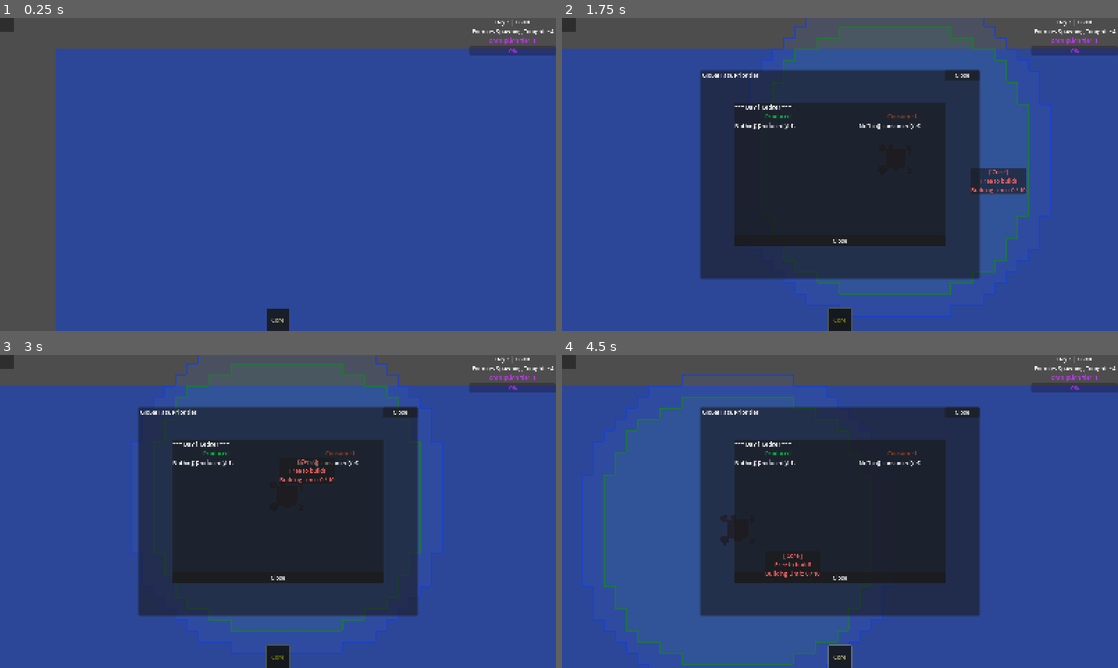
Above: before the commit, frames 1-4 (two rows, left to right).
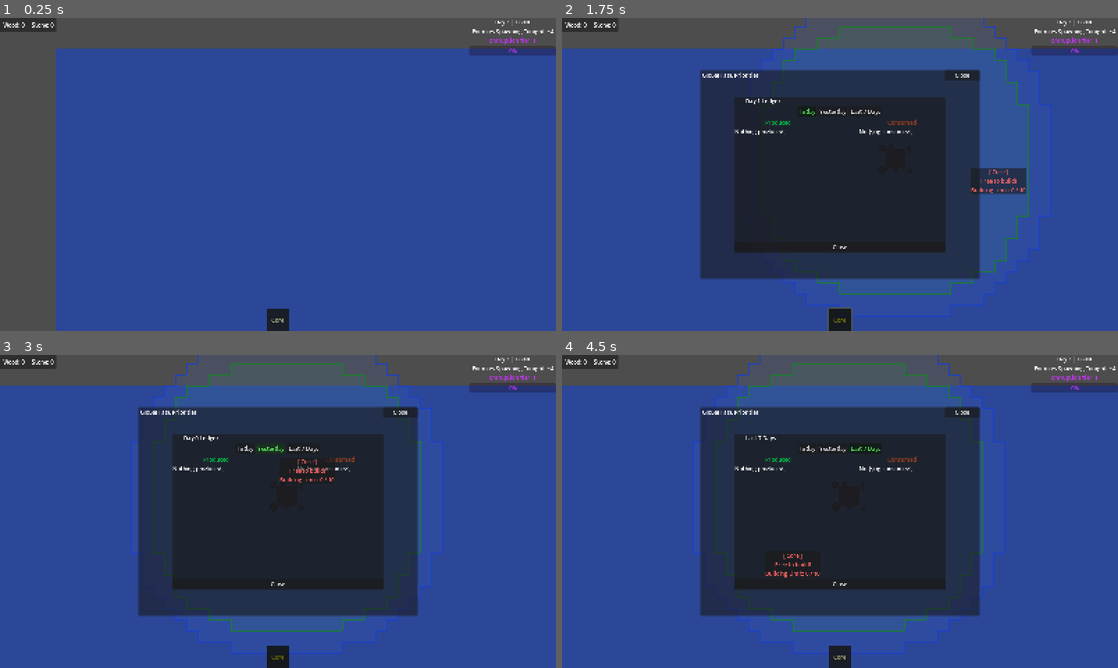
Above: after the commit, the same moments.

Repository: ColdTerror/Core-and-Conveyor
Game: Godot game, scene res://scenes/level.tscn
Same seed, same stepped clock (60 frames per second), same inputs: the game is played once before the commit and once after it. The engine's default icon, where the game draws it, is replaced by a stand-in: a white triangle on a blue panel in a dark square.
Inputs (mouse positions are in pixels of both pictures, inside the frame that each line leads up to):
- Up to frame 1 (0.25 s): no input
- Up to frame 2 (1.75 s): click "Core" at 0.5 s; tap Enter at 1.25 s; move the mouse to (962, 158) at 1.27 s; hold Right (ui_right) from 1.28 s (still down); tap P at 1.35 s; click (962, 158) at 1.42 s; tap L at 1.55 s
- Up to frame 3 (3 s): release Right (ui_right) at 2 s; click (244, 448) at 2 s, where only the run after the commit has a clickable "Today"; click (272, 448) at 2.75 s, where only the run after the commit has a clickable "Yesterday"
- Up to frame 4 (4.5 s): click (867, 448) at 3.5 s, where only the run after the commit has a clickable "Last 7 Days"; tap Space at 4.25 s; drag from (728, 527) to (812, 574) at 4.27 s

The runs differ from the first frame. In frame 1, 0.3% of the frame differs, in the area x 0-93%, y 0-8%; in frame 2, 2.5%; in frame 3, 2.5%; in frame 4, 5.3%, in the area x 0-93%, y 0-100%.

Commit message:
added tabs to stats for yeserday and last week, and added a ton of tasks through playtesting

Diff:
--- a/scenes/ui/statistics_menu.tscn
+++ b/scenes/ui/statistics_menu.tscn
@@ -23,6 +23,22 @@
 [node name="TitleLabel" type="Label" parent="MainVBox" unique_id=453689448]
 layout_mode = 2
 text = "Day X Ledger"
+
+[node name="TabRow" type="HBoxContainer" parent="MainVBox" unique_id=965048955]
+layout_mode = 2
+alignment = 1
+
+[node name="BtnToday" type="Button" parent="MainVBox/TabRow" unique_id=1303940716]
+layout_mode = 2
+text = "Today"
+
+[node name="BtnYesterday" type="Button" parent="MainVBox/TabRow" unique_id=130271760]
+layout_mode = 2
+text = "Yesterday"
+
+[node name="BtnWeek" type="Button" parent="MainVBox/TabRow" unique_id=1854095799]
+layout_mode = 2
+text = "Last 7 Days"
 
 [node name="Columns" type="HBoxContainer" parent="MainVBox" unique_id=850947162]
 layout_mode = 2
--- a/scripts/Managers/economy_manager.gd
+++ b/scripts/Managers/economy_manager.gd
@@ -9,9 +9,9 @@
 # ==========================================
 # RUNTIME STATE (THE VAULT)
 # ==========================================
-var global_inventory: Dictionary = {}
+var global_inventory: Dictionary = {"Wood": 0, "Stone": 0}
 
-# --- TRACKING SOURCES ---
+# --- TRACKING SOURCES ---d
 var active_sources: Array[Node] = []
 
 func register_source(b: Node):
--- a/scripts/UI/statistics_menu.gd
+++ b/scripts/UI/statistics_menu.gd
@@ -1,83 +1,124 @@
 extends PanelContainer
 #stat menu
 
-# ==========================================================
-# EXPORTS (Assign this in the Inspector!)
-# ==========================================================
 @export var time_manager: TimeManager
 
 @onready var title_label = $MainVBox/TitleLabel
+@onready var btn_today = $MainVBox/TabRow/BtnToday
+@onready var btn_yesterday = $MainVBox/TabRow/BtnYesterday
+@onready var btn_week = $MainVBox/TabRow/BtnWeek
 @onready var prod_list = $MainVBox/Columns/ProdColumn/ProdList
 @onready var cons_list = $MainVBox/Columns/ConsColumn/ConsList
 @onready var close_button = $MainVBox/CloseButton
 
+enum ViewMode { TODAY, YESTERDAY, WEEK }
+var current_mode: ViewMode = ViewMode.TODAY
+
 func _ready():
-	hide() # Start hidden
-
+	hide()
 	close_button.pressed.connect(toggle_menu)
 
-	# Listen to the Economy Manager's broadcasts!
+	btn_today.pressed.connect(func(): _set_mode(ViewMode.TODAY))
+	btn_yesterday.pressed.connect(func(): _set_mode(ViewMode.YESTERDAY))
+	btn_week.pressed.connect(func(): _set_mode(ViewMode.WEEK))
+
 	if EconomyManager.has_signal("stats_updated"):
 		EconomyManager.stats_updated.connect(refresh_ui)
 
 func toggle_menu():
-	if visible:
-		hide()
+	if visible: hide()
 	else:
 		refresh_ui()
 		show()
 
+func _set_mode(new_mode: ViewMode):
+	current_mode = new_mode
+	refresh_ui()
+
 func refresh_ui():
-	# ==========================================================
-	# THE FIX: Use the exported variable safely!
-	# ==========================================================
+	for child in prod_list.get_children(): child.queue_free()
+	for child in cons_list.get_children(): child.queue_free()
+
 	var display_day = 1
 	if is_instance_valid(time_manager):
 		display_day = time_manager.current_day
-	else:
-		print_debug("WARNING: TimeManager not assigned in StatisticsMenu Inspector!")
 
-	# 1. Update the Title
-	title_label.text = "=== Day %d Ledger ===" % display_day
-	# ==========================================================
+	btn_today.modulate = Color(0.4, 1.0, 0.4) if current_mode == ViewMode.TODAY else Color.WHITE
+	btn_yesterday.modulate = Color(0.4, 1.0, 0.4) if current_mode == ViewMode.YESTERDAY else Color.WHITE
+	btn_week.modulate = Color(0.4, 1.0, 0.4) if current_mode == ViewMode.WEEK else Color.WHITE
 
-	# 2. Clear out the old dynamic rows
-	for child in prod_list.get_children():
-		child.queue_free()
-	for child in cons_list.get_children():
-		child.queue_free()
+	# ==========================================
+	# THE FIX: Calculate the mathematical range
+	# ==========================================
+	var start_day = 1
+	var end_day = display_day
 
-	# 3. Build Production Rows
-	var prod_data = EconomyManager.daily_production
+	match current_mode:
+		ViewMode.TODAY:
+			title_label.text = "=== Day %d Ledger ===" % display_day
+			start_day = display_day
+			end_day = display_day
+		ViewMode.YESTERDAY:
+			title_label.text = "=== Day %d Ledger ===" % (display_day - 1)
+			start_day = display_day - 1
+			end_day = display_day - 1
+		ViewMode.WEEK:
+			title_label.text = "=== Last 7 Days ==="
+			start_day = display_day - 6
+			end_day = display_day
+
+	# Call our single, universal function!
+	var combined = _get_stats_for_range(start_day, end_day)
+	var prod_data = combined.prod
+	var cons_data = combined.cons
+
+	# Build Rows
 	if prod_data.is_empty():
-		_create_stat_row(prod_list, "Nothing produced yet.", "", Color(0.5, 0.5, 0.5))
+		_create_stat_row(prod_list, "Nothing produced.", "", Color(0.5, 0.5, 0.5))
 	else:
 		for item_name in prod_data:
-			var amount = prod_data[item_name]
-			_create_stat_row(prod_list, item_name, "+%d" % amount, Color(0.4, 1.0, 0.4))
+			_create_stat_row(prod_list, item_name, "+%d" % prod_data[item_name], Color(0.4, 1.0, 0.4))
 
-	# 4. Build Consumption Rows
-	var cons_data = EconomyManager.daily_consumption
 	if cons_data.is_empty():
-		_create_stat_row(cons_list, "Nothing consumed yet.", "", Color(0.5, 0.5, 0.5))
+		_create_stat_row(cons_list, "Nothing consumed.", "", Color(0.5, 0.5, 0.5))
 	else:
 		for item_name in cons_data:
-			var amount = cons_data[item_name]
-			_create_stat_row(cons_list, item_name, "-%d" % amount, Color(1.0, 0.4, 0.4))
+			_create_stat_row(cons_list, item_name, "-%d" % cons_data[item_name], Color(1.0, 0.4, 0.4))
 
+# ==========================================================
+# THE UNIVERSAL AGGREGATOR
+# ==========================================================
+func _get_stats_for_range(start_day: int, end_day: int) -> Dictionary:
+	var total_prod = {}
+	var total_cons = {}
+
+	# 1. Grab data from the active, unfinished day (if it falls in our range)
+	var display_day = time_manager.current_day if is_instance_valid(time_manager) else 1
+	if display_day >= start_day and display_day <= end_day:
+		_add_to_dict(total_prod, EconomyManager.daily_production)
+		_add_to_dict(total_cons, EconomyManager.daily_consumption)
+
+	# 2. Grab data from the history archive
+	for entry in EconomyManager.history_archive:
+		if entry.day >= start_day and entry.day <= end_day:
+			_add_to_dict(total_prod, entry.produced)
+			_add_to_dict(total_cons, entry.consumed)
+
+	return {"prod": total_prod, "cons": total_cons}
+
+# Quick helper to merge dictionaries and add their numbers together
+func _add_to_dict(target: Dictionary, source: Dictionary):
+	for item in source:
+		target[item] = target.get(item, 0) + source[item]
 
 func _create_stat_row(parent_container: Control, text_left: String, text_right: String, val_color: Color):
 	var hbox = HBoxContainer.new()
-
 	var name_label = Label.new()
 	name_label.text = text_left
 	name_label.size_flags_horizontal = Control.SIZE_EXPAND_FILL
-
 	var val_label = Label.new()
 	val_label.text = text_right
 	val_label.modulate = val_color
-
 	hbox.add_child(name_label)
 	hbox.add_child(val_label)
-
 	parent_container.add_child(hbox)
Not shown, changed: kanban_tasks_data.kanban
